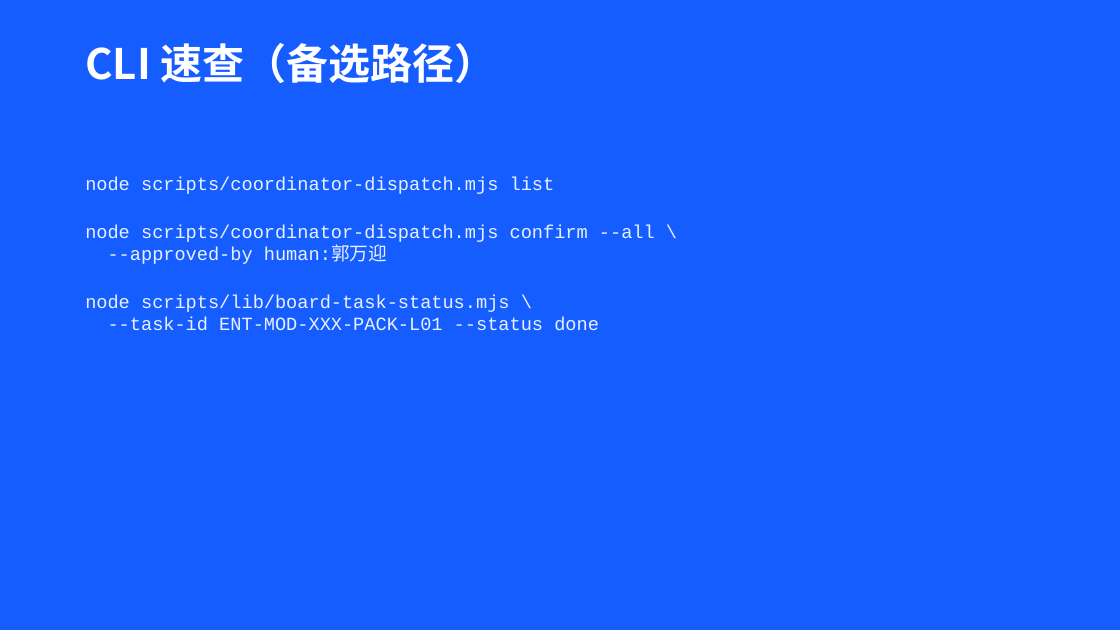
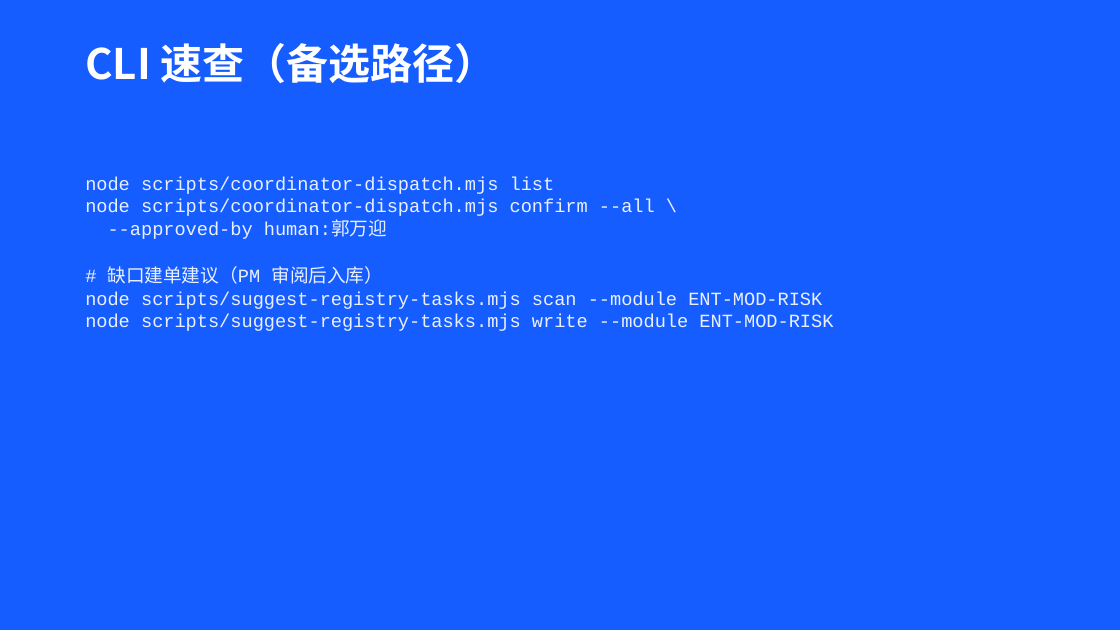
Before and after one commit to Marisolebxf/-, a slide deck: slide 12 of agent-delivery/培训/自动派单与飞书确认-团队协作培训.pptx (slide 11 before the commit). Drawn at 1120x630 pixels with LibreOffice and Linux fonts; fonts in the diff are those of the drawing. Boxes give left, top, right and bottom in pixels: in the first picture for what was removed or moved away, otherwise in the second. Text is boxed around its words. In the diff, an @@ line names an element or a change of style, - is before the commit and + after.

```diff
--- a/agent-delivery/培训/自动派单与飞书确认-团队协作培训.pptx
+++ b/agent-delivery/培训/自动派单与飞书确认-团队协作培训.pptx
@@ text at (85, 266, 833, 331): text changed @@
-node scripts/lib/board-task-status.mjs \
---task-id ENT-MOD-XXX-PACK-L01 --status done
+# 缺口建单建议（PM 审阅后入库）
+node scripts/suggest-registry-tasks.mjs scan --module ENT-MOD-RISK
+node scripts/suggest-registry-tasks.mjs write --module ENT-MOD-RISK
```
Also in this commit, not shown: 1 other slide changed, 1 slide added, 11 other files.
